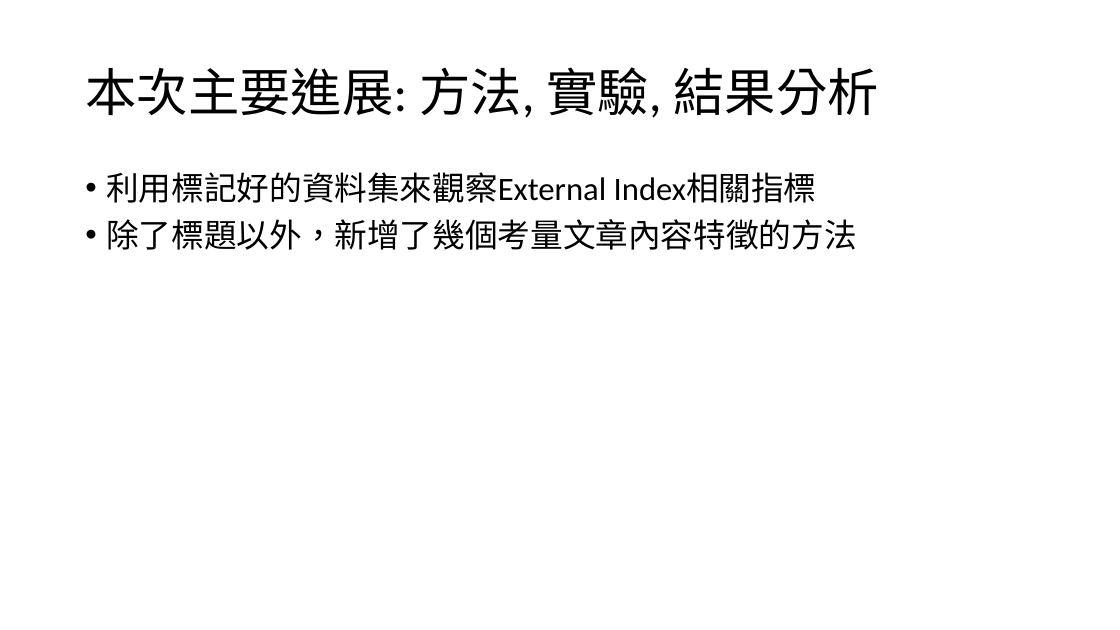
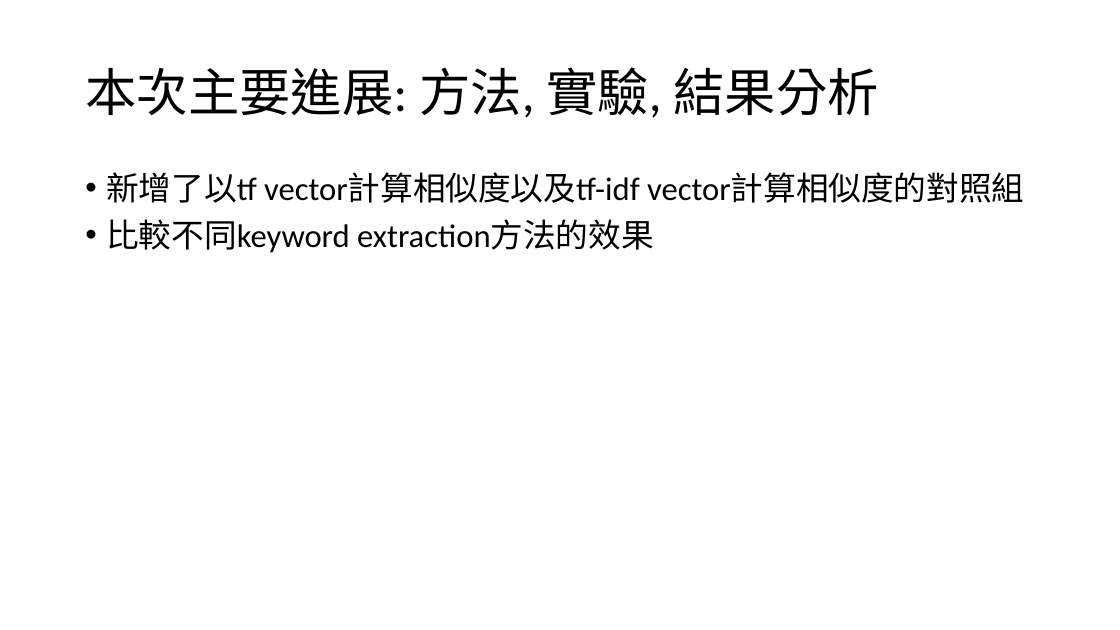
Before and after one commit to ZhongTing/HotTopicDetection, a slide deck: slide 3 of Hot-Topic-Detection.pptx. Drawn at 1120x630 pixels with LibreOffice and Linux fonts; fonts in the diff are those of the drawing. Boxes give left, top, right and bottom in pixels: in the first picture for what was removed or moved away, otherwise in the second. Text is boxed around its words. In the diff, an @@ line names an element or a change of style, - is before the commit and + after.

```diff
--- a/Hot-Topic-Detection.pptx
+++ b/Hot-Topic-Detection.pptx
@@ text at (x1=106, y1=172, x2=1024, y2=253): text changed @@
-• 利用標記好的資料集來觀察External Index相關指標
-• 除了標題以外，新增了幾個考量文章內容特徵的方法
+• 新增了以tf vector計算相似度以及tf-idf vector計算相似度的對照組
+• 比較不同keyword extraction方法的效果
```
Also in this commit, not shown: 5 other slides changed, 24 slides removed, 1 other file.
